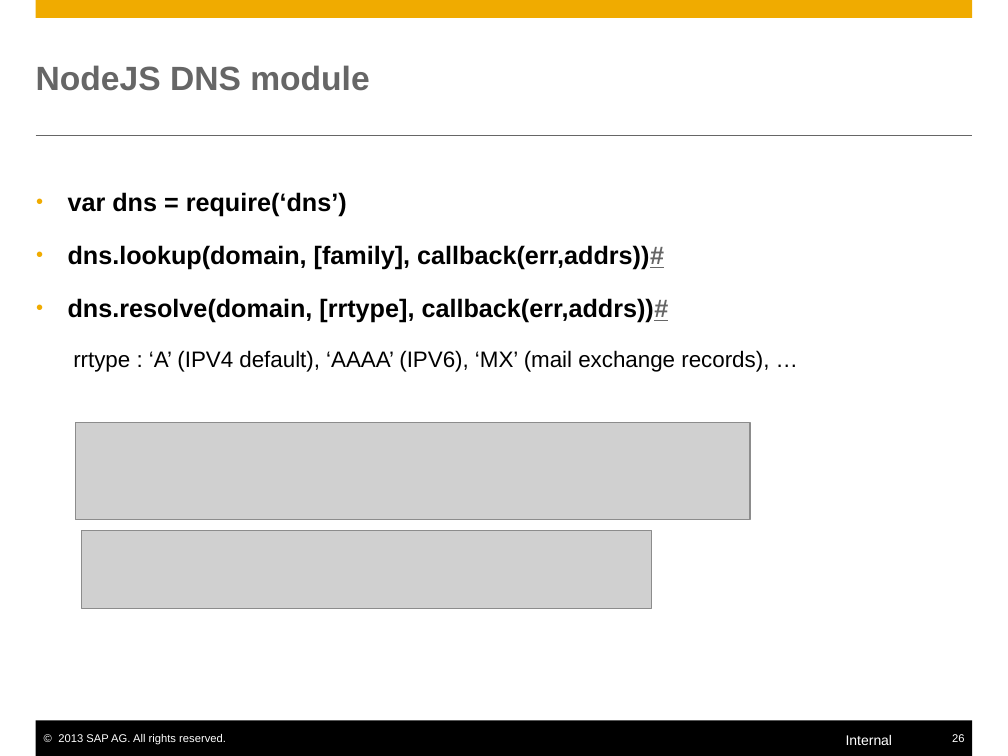
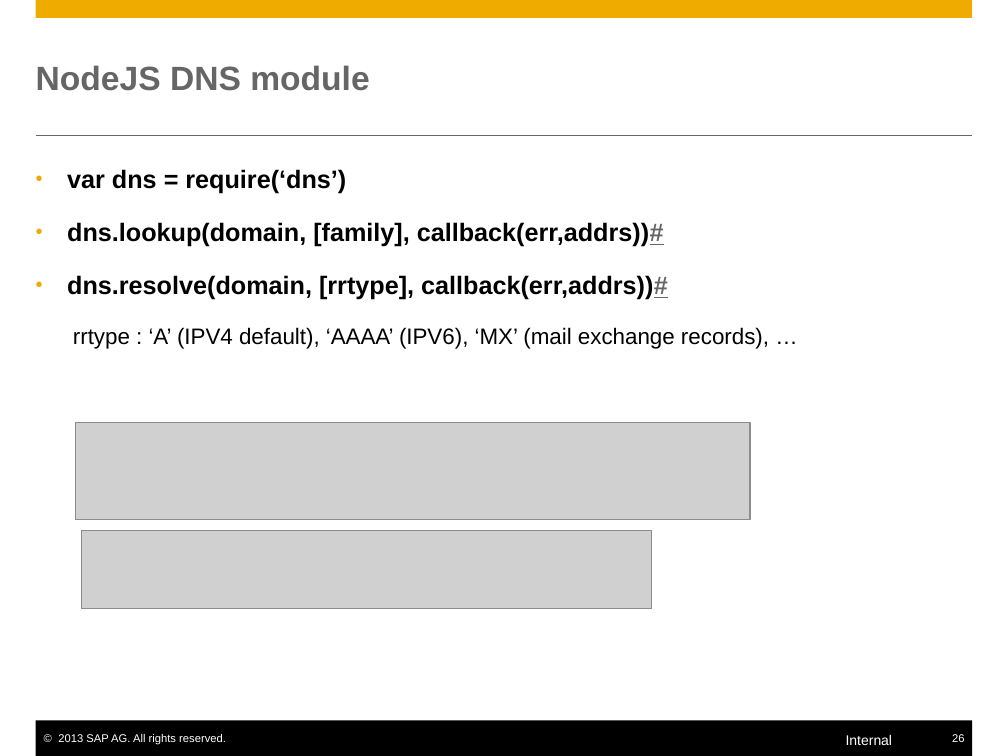
Before and after one commit to yjhcjykwbk-jlsec/mynodejs, a slide deck: slide 26 of nodejs.pptx. Drawn at 1008x756 pixels with LibreOffice and Linux fonts; fonts in the diff are those of the drawing; grey boxes stand for pictures. Boxes give left, top, right and bottom in pixels: in the first picture for what was removed or moved away, otherwise in the second. Text is boxed around its words. In the diff, an @@ line names an element or a change of style, - is before the commit and + after.

```diff
--- a/nodejs.pptx
+++ b/nodejs.pptx
@@ text "var dns = require(‘dns’)" moved from (x1=68, y1=192, x2=769, y2=372) to (x1=67, y1=169, x2=769, y2=349) @@
```
Also in this commit, not shown: 17 other slides changed, 8 slides added, 2 slides removed, 6 other files.
